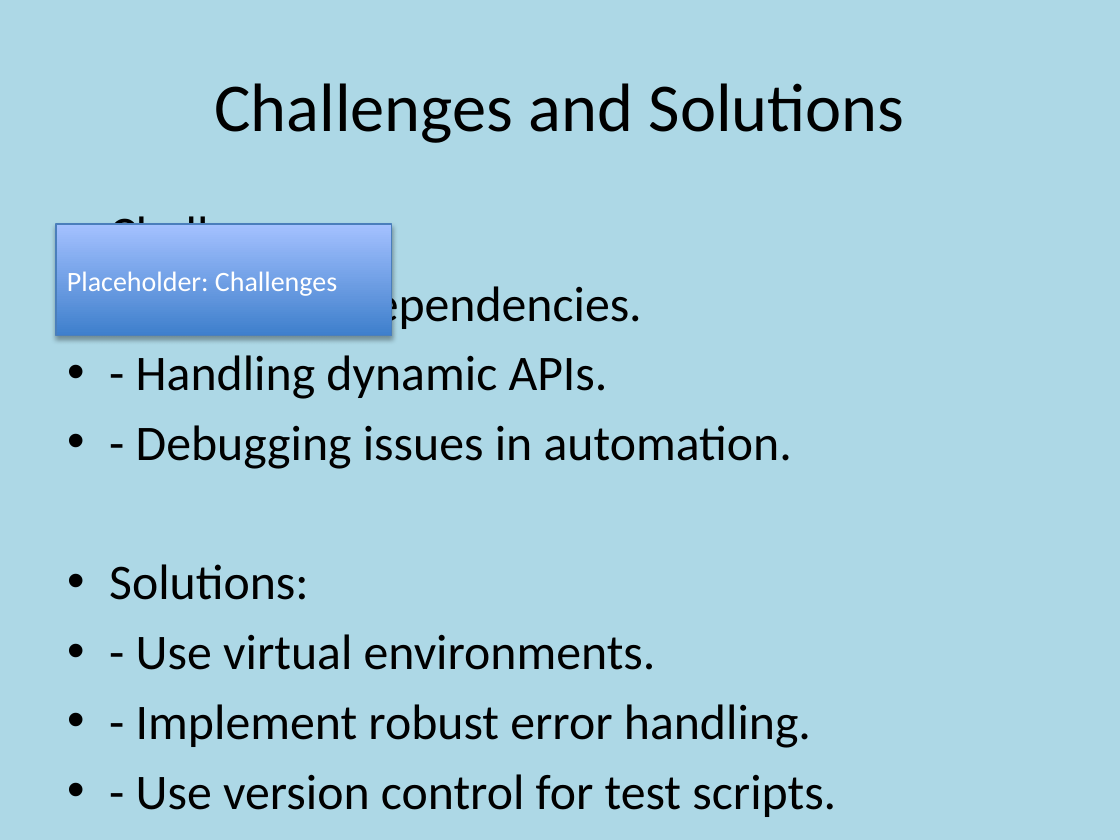
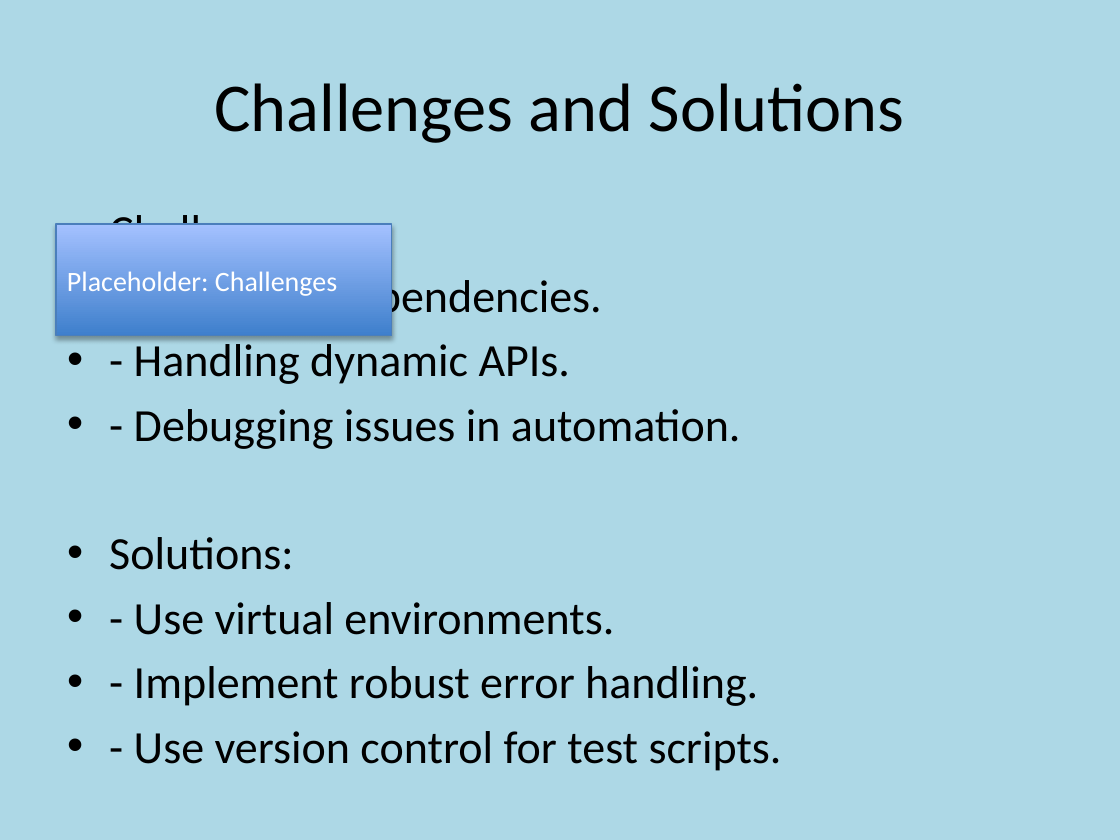
Before and after one commit to nlkishore/Python, a slide deck: slide 8 of Python/Customized_RPA_API_Testing_Presentation_with_Placeholders.pptx. Drawn at 1120x840 pixels with LibreOffice and Linux fonts; fonts in the diff are those of the drawing. Boxes give left, top, right and bottom in pixels: in the first picture for what was removed or moved away, otherwise in the second. Text is boxed around its words. In the diff, an @@ line names an element or a change of style, - is before the commit and + after.

```diff
--- a/Python/Customized_RPA_API_Testing_Presentation_with_Placeholders.pptx
+++ b/Python/Customized_RPA_API_Testing_Presentation_with_Placeholders.pptx
@@ text "Challenges:" at bbox=[109, 215, 782, 771]: size 32 to 29.6 pt @@
```
Also in this commit, not shown: 9 other slides changed, 1 slide added, 1 other file.
